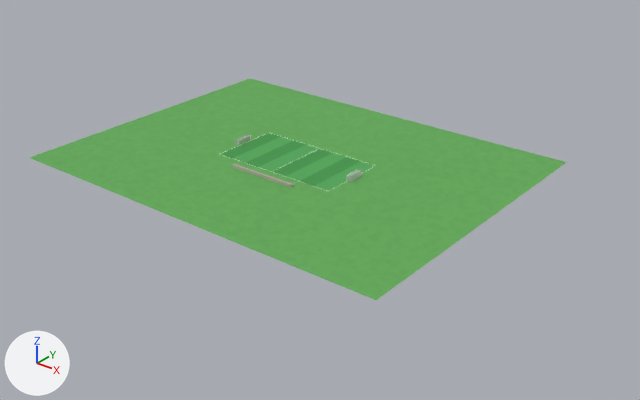
The Blender file assets/blender/overview/ov-field.blend as it was, and as the next commit left it.
Camera for both pictures: a 50 mm lens placed at (130.0, -273.0, 140.0), pointed at (-65.0, -29.0, -12.0). The axes (+X, +Y, +Z) are drawn at lower left. The lights are the same throughout. The picture after the commit comes second.

Names of what the first picture shows: 'Ground_PreviewOnly', 'field_stripe_1', 'field_stripe_3', 'field_stripe_5', 'field_stripe_6', 'field_stripe_7', 'goal_east_net_back', 'goal_east_net_side_a', 'goal_east_net_top', 'goal_west_net_back', 'goal_west_net_side_a', 'goal_west_net_top' and 4 more.
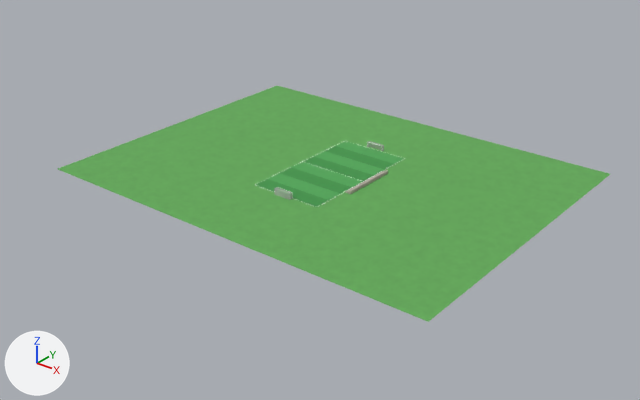
Boxes [x1, y1, x2, y2] around the edits, measured in the pictures (640 x 400 px):
'Ground_PreviewOnly', moved: before [30, 78, 567, 300]; after [58, 86, 610, 322]
'field_stripe_3', moved, rescaled (16% wider): before [245, 141, 307, 167]; after [280, 167, 352, 194]
'field_stripe_7', moved, rescaled (15% wider, 17% shorter): before [301, 157, 361, 186]; after [325, 146, 394, 170]
'field_stripe_1', moved, rescaled (23% wider, 12% taller): before [221, 133, 281, 158]; after [255, 179, 329, 207]
'goal_south_net_back', added: after [274, 189, 290, 200]
'goal_east_net_back', deleted: before [350, 170, 362, 182]
'goal_north_net_back', added: after [369, 143, 382, 150]
'field_line_east', moved (not visible before): after [319, 160, 402, 206]
'goal_south_net_top', added: after [274, 187, 292, 194]
'goal_west_net_back', deleted: before [239, 137, 248, 144]
'goal_east_net_top', deleted: before [348, 169, 361, 176]
'goal_north_net_top', added: after [368, 141, 383, 146]
'goal_west_net_top', deleted: before [236, 135, 250, 140]
'goal_east_net_side_a', deleted: before [347, 175, 350, 182]
'goal_west_net_side_a', deleted: before [236, 140, 239, 146]
'goal_south_net_side_b', added: after [290, 193, 292, 200]

Patch to the scene script:
```diff
--- a/assets/blender/overview/ov-field.blend.py
+++ b/assets/blender/overview/ov-field.blend.py
@@ me_cube_001 @@
-me_cube_001.from_pydata(...)  # 8 vertices, 6 faces; spans x -3.5..3.5, y -15.0..15.0, z 0.0
+me_cube_001.from_pydata(...)  # 8 vertices, 6 faces; spans x -15.0..15.0, y -3.5..3.5, z 0.0
+# me_cube_001 part 1: the whole mesh is scaled about its middle by (4.29, 0.233, 1)
 me_cube_001.materials.append(mat_turf_dark_46a04e)
@@ me_cube_003 @@
-me_cube_003.from_pydata(...)  # 8 vertices, 6 faces; spans x -3.5..3.5, y -15.0..15.0, z 0.0
+me_cube_003.from_pydata(...)  # 8 vertices, 6 faces; spans x -15.0..15.0, y -3.5..3.5, z 0.0
+# me_cube_003 part 2: the whole mesh is scaled about its middle by (4.29, 0.233, 1)
 me_cube_003.materials.append(mat_turf_dark_46a04e)
@@ me_cube_007 @@
-me_cube_007.from_pydata(...)  # 8 vertices, 6 faces; spans x -3.5..3.5, y -15.0..15.0, z 0.0
+me_cube_007.from_pydata(...)  # 8 vertices, 6 faces; spans x -15.0..15.0, y -3.5..3.5, z 0.0
+# me_cube_007 part 3: the whole mesh is scaled about its middle by (4.29, 0.233, 1)
 me_cube_007.materials.append(mat_turf_dark_46a04e)
@@ ob_field_stripe_1 @@
 ob_field_stripe_1 = bpy.data.objects.new('field_stripe_1', me_cube_001)
-ob_field_stripe_1.location = (-104.5, -25.0, 0.0)
+ob_field_stripe_1.location = (-62.0, -49.5, 0.0)
@@ ob_field_stripe_3 @@
 ob_field_stripe_3 = bpy.data.objects.new('field_stripe_3', me_cube_003)
-ob_field_stripe_3.location = (-90.5, -25.0, 0.0)
+ob_field_stripe_3.location = (-62.0, -35.5, 0.0)
@@ ob_field_stripe_7 @@
 ob_field_stripe_7 = bpy.data.objects.new('field_stripe_7', me_cube_007)
-ob_field_stripe_7.location = (-62.5, -25.0, 0.0)
+ob_field_stripe_7.location = (-62.0, -7.5, 0.0)
@@ ob_field_line_east @@
 ob_field_line_east = bpy.data.objects.new('field_line_east', me_cube_012)
-ob_field_line_east.location = (-52.0, -25.0, 0.1)
+ob_field_line_east.location = (-47.0, -25.0, 0.1)
@@ ob_goal_west_net_back @@
-ob_goal_west_net_back = bpy.data.objects.new('goal_west_net_back', me_cube_014)
@@ ob_goal_west_net_top @@
-ob_goal_west_net_top = bpy.data.objects.new('goal_west_net_top', me_cube_015)
@@ ob_goal_west_net_side_a @@
-ob_goal_west_net_side_a = bpy.data.objects.new('goal_west_net_side_a', me_cube_016)
@@ ob_goal_east_net_back @@
-ob_goal_east_net_back = bpy.data.objects.new('goal_east_net_back', me_cube_018)
@@ ob_goal_east_net_top @@
-ob_goal_east_net_top = bpy.data.objects.new('goal_east_net_top', me_cube_019)
@@ ob_goal_east_net_side_a @@
-ob_goal_east_net_side_a = bpy.data.objects.new('goal_east_net_side_a', me_cube_020)
@@ ob_ground_previewonly @@
 ob_ground_previewonly = bpy.data.objects.new('Ground_PreviewOnly', me_plane)
-ob_ground_previewonly.location = (-80.0, -25.0, 0.0)
+ob_ground_previewonly.location = (-62.0, -25.0, 0.0)
@@ ob_goal_north_net_top @@
+ob_goal_north_net_top = bpy.data.objects.new('goal_north_net_top', me_cube_019_1)  # a box spanning x -3.66..3.66, y -0.75..0.75, z -0.01..0.01; in mat_goalnet_grey_d0d0d0 (light grey #d0d0d0)
+ob_goal_north_net_top.location = (-62.0, 3.8, 2.4)
@@ ob_goal_north_net_back @@
+ob_goal_north_net_back = bpy.data.objects.new('goal_north_net_back', me_cube_018_1)  # a box spanning x -3.66..3.66, y -0.01..0.01, z -1.22..1.22; in mat_goalnet_grey_d0d0d0 (light grey #d0d0d0)
+ob_goal_north_net_back.location = (-62.0, 4.5, 1.2)
@@ ob_goal_south_net_side_b @@
+ob_goal_south_net_side_b = bpy.data.objects.new('goal_south_net_side_b', me_cube_017_1)  # a box spanning x -0.01..0.01, y -0.75..0.75, z -1.22..1.22; in mat_goalnet_grey_d0d0d0 (light grey #d0d0d0)
+ob_goal_south_net_side_b.location = (-58.3, -53.8, 1.2)
@@ ob_goal_south_net_top @@
+ob_goal_south_net_top = bpy.data.objects.new('goal_south_net_top', me_cube_019_1.copy())
+ob_goal_south_net_top.location = (-62.0, -53.8, 2.4)
@@ ob_goal_south_net_back @@
+ob_goal_south_net_back = bpy.data.objects.new('goal_south_net_back', me_cube_018_1.copy())
+ob_goal_south_net_back.location = (-62.0, -54.5, 1.2)
```
